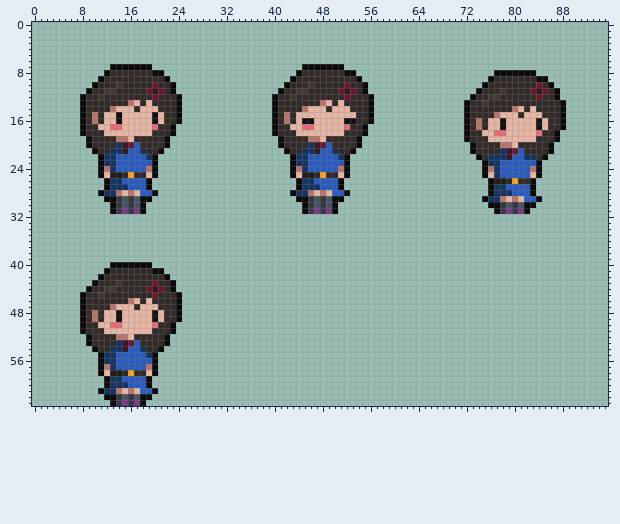
File history of a sprite sheet, Assets/Sprites/Characters/Astrella-Sheet.png. Above, as it was before the edit.
The file is 96x64 pixels.
New version:
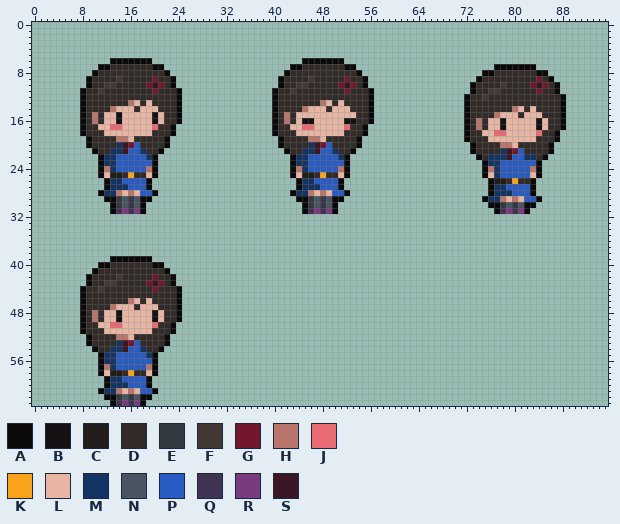
Palette (. is transparent): A #0b090a  B #141013  C #221c1a  D #322b28  E #333941  F #423934  G #73172d  H #ba756a  J #e86a73  K #f9a31b  L #e9b5a3  M #143464  N #4a5462  P #285cc4  Q #403353  R #793a80  S #3b1725
The edit:
Changed rows in their new state; - is an unchanged pixel.
first column x 8:
 6 -----AAAAAAA-------------------------AAAAAAA-------------------------------------
 7 ---AADDDDDDDAA---------------------AADDDDDDDAA-----------------------AAAAAAA-----
 8 --ADD-------DDA-------------------ADD-------DDA--------------------AADDDDDDDAA---
 9 -ADD--F-----G-DA-----------------ADD--F-----G-DA------------------ADD-------GDA--
10 -AD-FFD----GSG-------------------AD-FFD----GSG-------------------ADD--F----GSGDA-
11 AD-FDD-----DGD-DA---------------AD-FDD-----DGD-DA----------------AD-FFD----DGD---
12 ---D--------D----------------------D--------D-------------------AD-FDD------D--DA
13 -------------------------------------------------------------------D-------------
first column x 8:
39 -----AAAAAAA-----
40 ---AADDDDDDDAA---
41 --ADD-------DDA--
42 -ADD--F-----G-DA-
43 -AD-FFD----GSG---
44 AD-FDD-----DGD-DA
45 ---D--------D----
